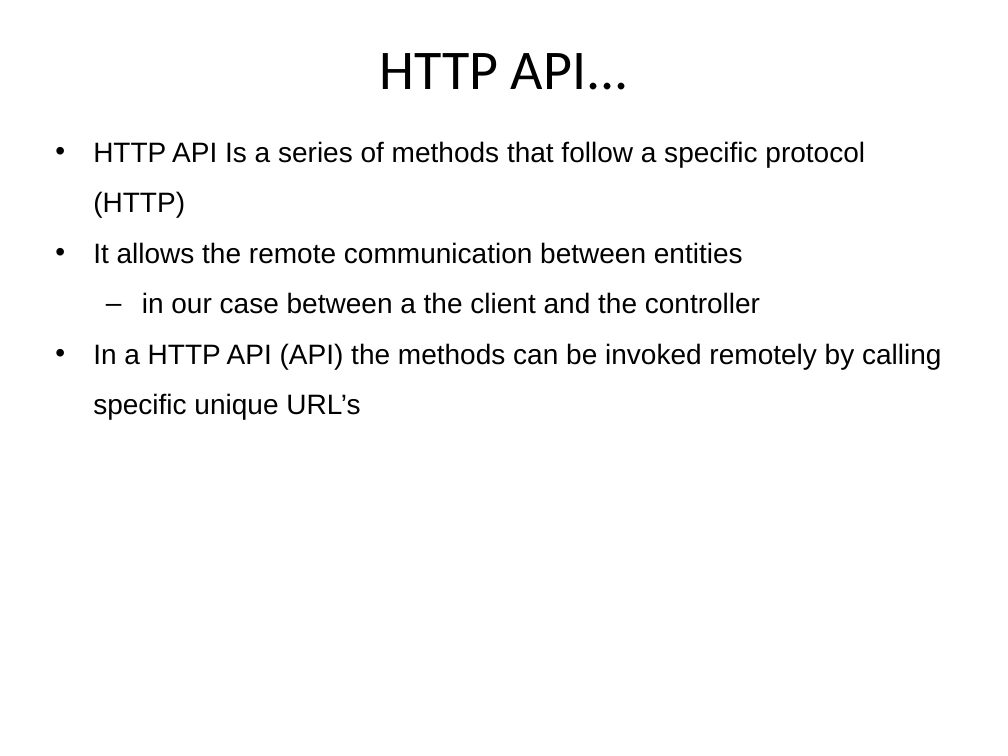
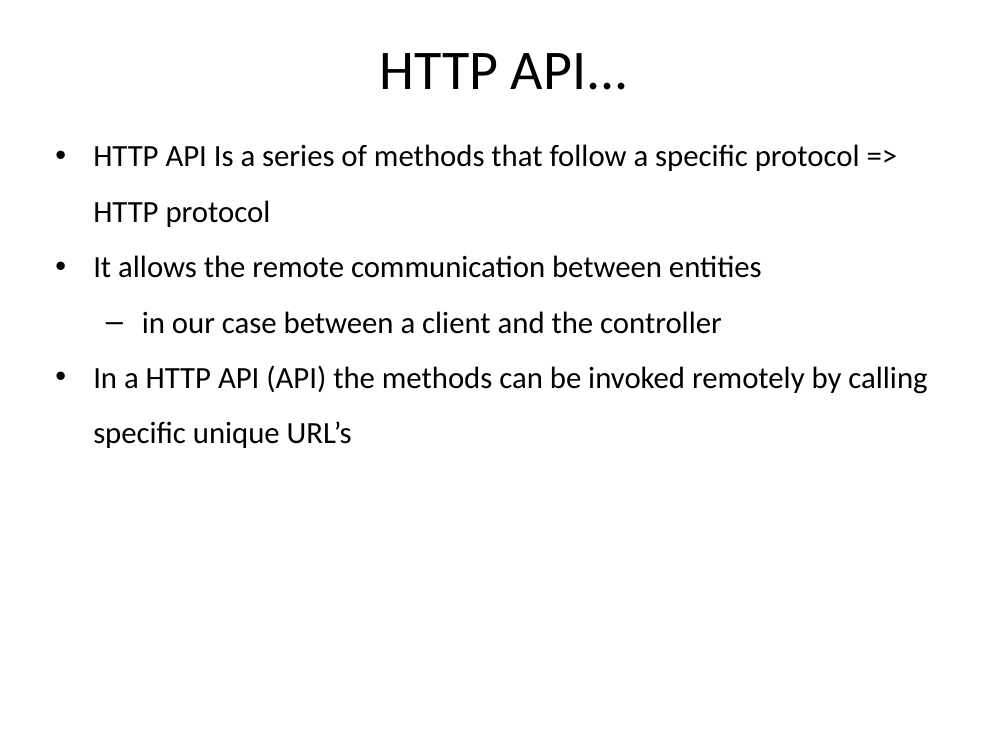
Before and after one commit to hogeschool/Development--Web, a slide deck: slide 11 of Lesson3/lesson3.pptx (slide 13 before the commit). Drawn at 1008x756 pixels with LibreOffice and Linux fonts; fonts in the diff are those of the drawing. Boxes give left, top, right and bottom in pixels: in the first picture for what was removed or moved away, otherwise in the second. Text is boxed around its words. In the diff, an @@ line names an element or a change of style, - is before the commit and + after.

```diff
--- a/Lesson3/lesson3.pptx
+++ b/Lesson3/lesson3.pptx
@@ text at (93, 144, 860, 227): text changed; size 20 to 22 pt; font Arial to Calibri @@
-• HTTP API Is a series of methods that follow a specific protocol (HTTP)
+• HTTP API Is a series of methods that follow a specific protocol => HTTP protocol
@@ text at (93, 255, 927, 448): size 20 to 22 pt, font Arial to Calibri in "It allows the remote communication between entities", "In a HTTP API (API) the methods ..." @@
@@ text at (142, 311, 722, 334): text changed; size 20 to 22 pt; font Arial to Calibri @@
-  – in our case between a the client and the controller
+  – in our case between a client and the controller
```
Also in this commit, not shown: 16 other slides changed, 5 slides added, 5 slides removed.
